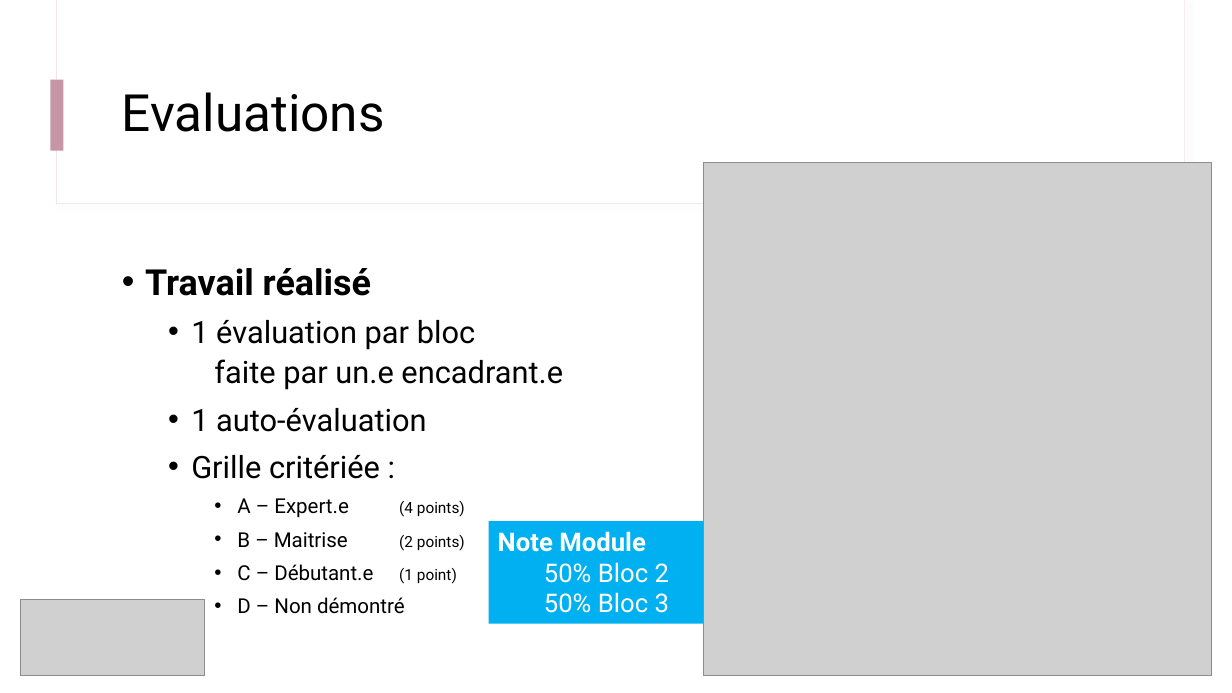
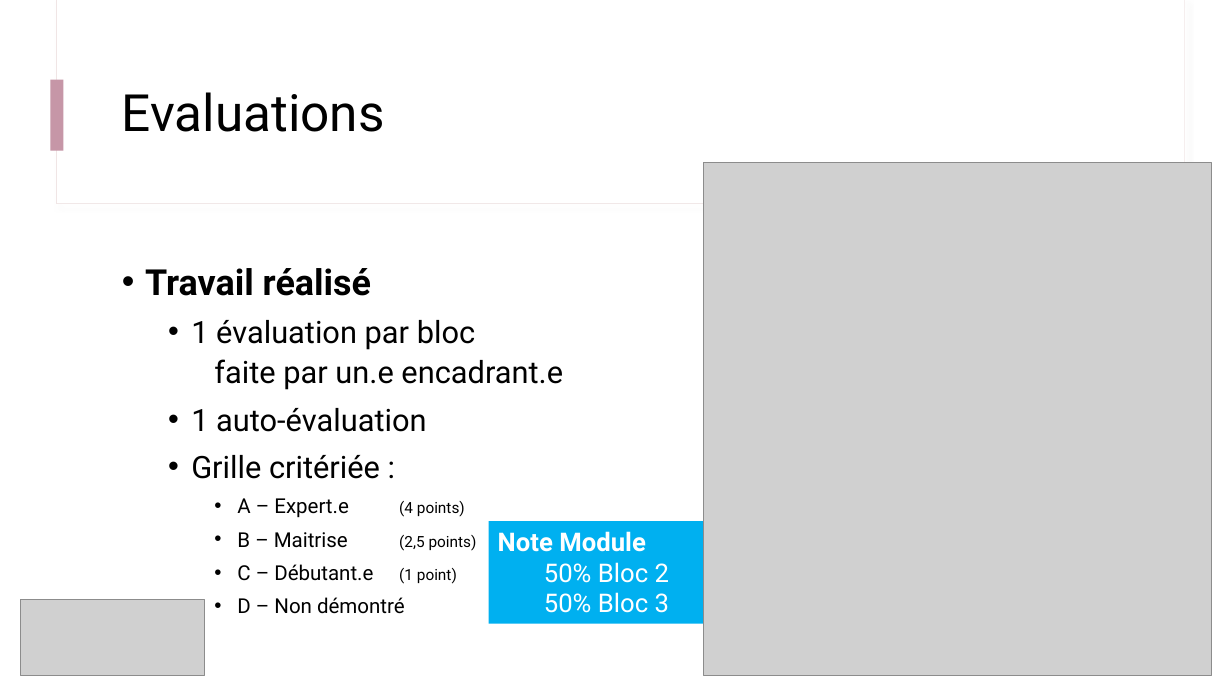
Before and after one commit to IOGS-Digital-Methods/semester-5, a slide deck: slide 21 of ONIP/onip_b0_intro/B0_0_Outils_Methodes.pptx (slide 22 before the commit). Drawn at 1232x693 pixels with LibreOffice and Linux fonts; fonts in the diff are those of the drawing; grey boxes stand for pictures. Boxes give left, top, right and bottom in pixels: in the first picture for what was removed or moved away, otherwise in the second. Text is boxed around its words. In the diff, an @@ line names an element or a change of style, - is before the commit and + after.

```diff
--- a/ONIP/onip_b0_intro/B0_0_Outils_Methodes.pptx
+++ b/ONIP/onip_b0_intro/B0_0_Outils_Methodes.pptx
@@ text at (237,532,477,551): text changed; size 16 to 12 pt @@
-    • B – Maitrise (2 points)
+    • B – Maitrise (2,5 points)
```
Also in this commit, not shown: 5 other slides changed, 1 slide removed, 1 other file.
